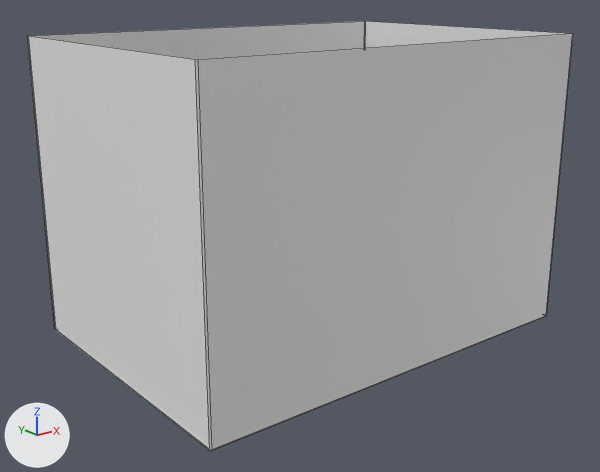
A saved change to the Blender file 27. Coordinate_System23/Assets/Blender/Wall.blend.
Both versions are drawn from a 50 mm lens placed at (-102.9, -126.8, 70.2), pointed at (-2.8, -1.6, 20.1). Arrows for +X, +Y and +Z are at lower left; the lights stay in place. The older version comes first. Mesh edges are drawn as thin lines.
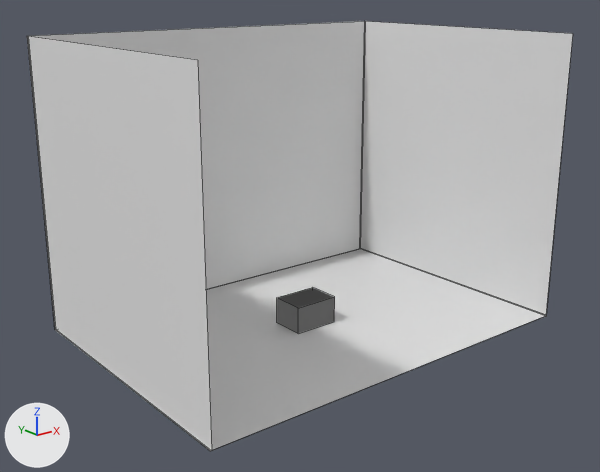
What differs and where, as boxes (x1, y1, x2, y2) in the pictures (600 x 472 px):
'Cube.004', hidden
    before: (195, 33, 572, 450)
'Cube.005', added
    after: (277, 288, 335, 334)
'Cube.003', unchanged, uncovered by the edit
    before: (364, 21, 573, 316)
    after: (360, 21, 573, 316)
'Cube.002', unchanged, uncovered by the edit
    both: (27, 21, 365, 329)
'Cube', unchanged, uncovered by the edit
    before: (55, 315, 547, 451)
    after: (55, 249, 547, 451)

The change in detail:
Mesh me_cube is new.
It is a box spanning x -4.93..4.93, y -3.61..3.61, z 0.0..5.64.
Object 'Cube.004' (ob_cube_004) is now hidden.
Object 'Cube.005' (ob_cube_005) is new; it shows me_cube.
Its location is (0.0, 0.0, 0.0).
